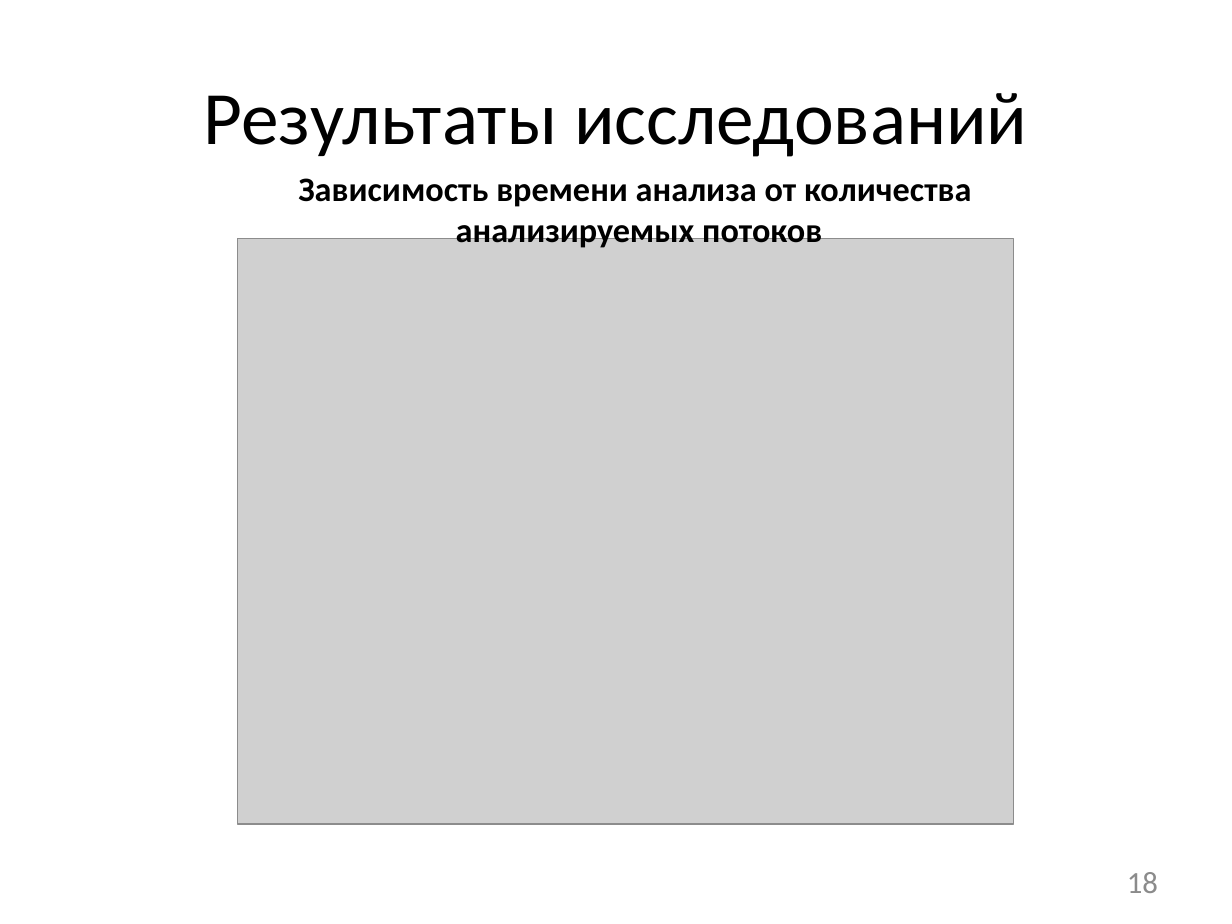
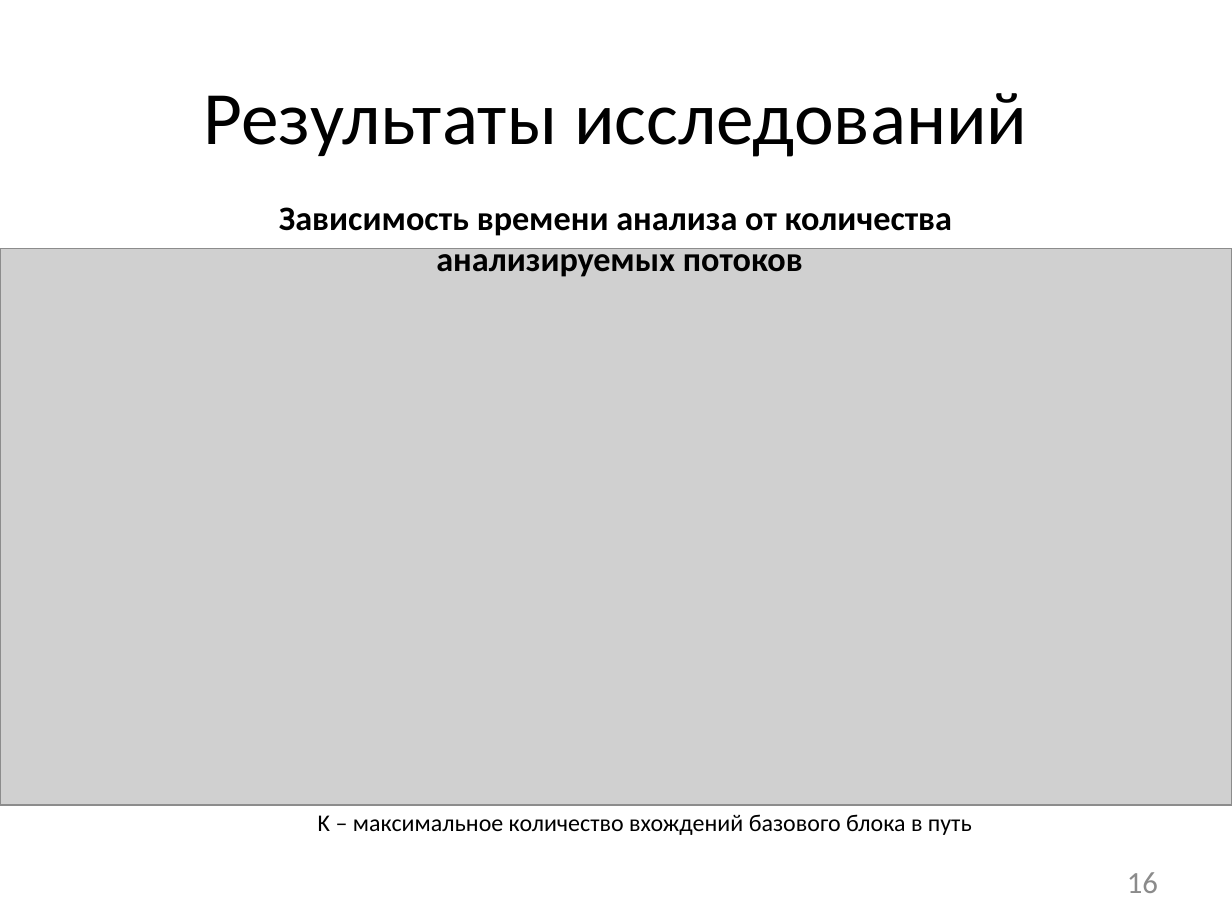
Before and after one commit to afrolovskiy/diplom, a slide deck: slide 16 of presentations/diplom/static race detection.pptx (slide 18 before the commit). Drawn at 1232x924 pixels with LibreOffice and Linux fonts; fonts in the diff are those of the drawing; grey boxes stand for pictures. Boxes give left, top, right and bottom in pixels: in the first picture for what was removed or moved away, otherwise in the second. Text is boxed around its words. In the diff, an @@ line names an element or a change of style, - is before the commit and + after.

```diff
--- a/presentations/diplom/static race detection.pptx
+++ b/presentations/diplom/static race detection.pptx
@@ text "Зависимость времени анализа от количества": place and size @@
-text "Зависимость времени анализа от количества" at [298,178,971,248]
+text "Зависимость времени анализа от количества" at [279,207,952,277]
@@ picture: place and size @@
-picture at [238,239,1014,824]
+picture at [0,249,1232,806]
@@ text added at [318,814,972,835], 14 pt, text #000000 @@
+K – максимальное количество вхождений базового блока в путь
@@ page number at [1127,872,1158,893]: text changed @@
-18
+16
```
Also in this commit, not shown: 7 other slides changed, 2 slides removed, 6 other files.
